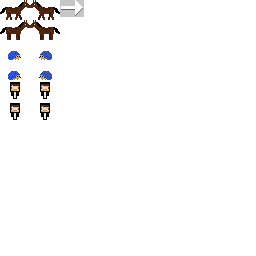
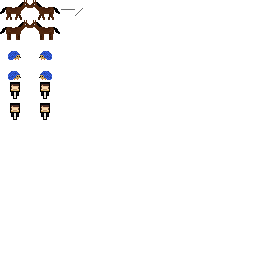
Two versions of the same layered image (256 × 256). Layer-by-layer changes:
renamed "Lager 3" to "Items", painted on it over [left=60, top=0, right=84, bottom=17]
